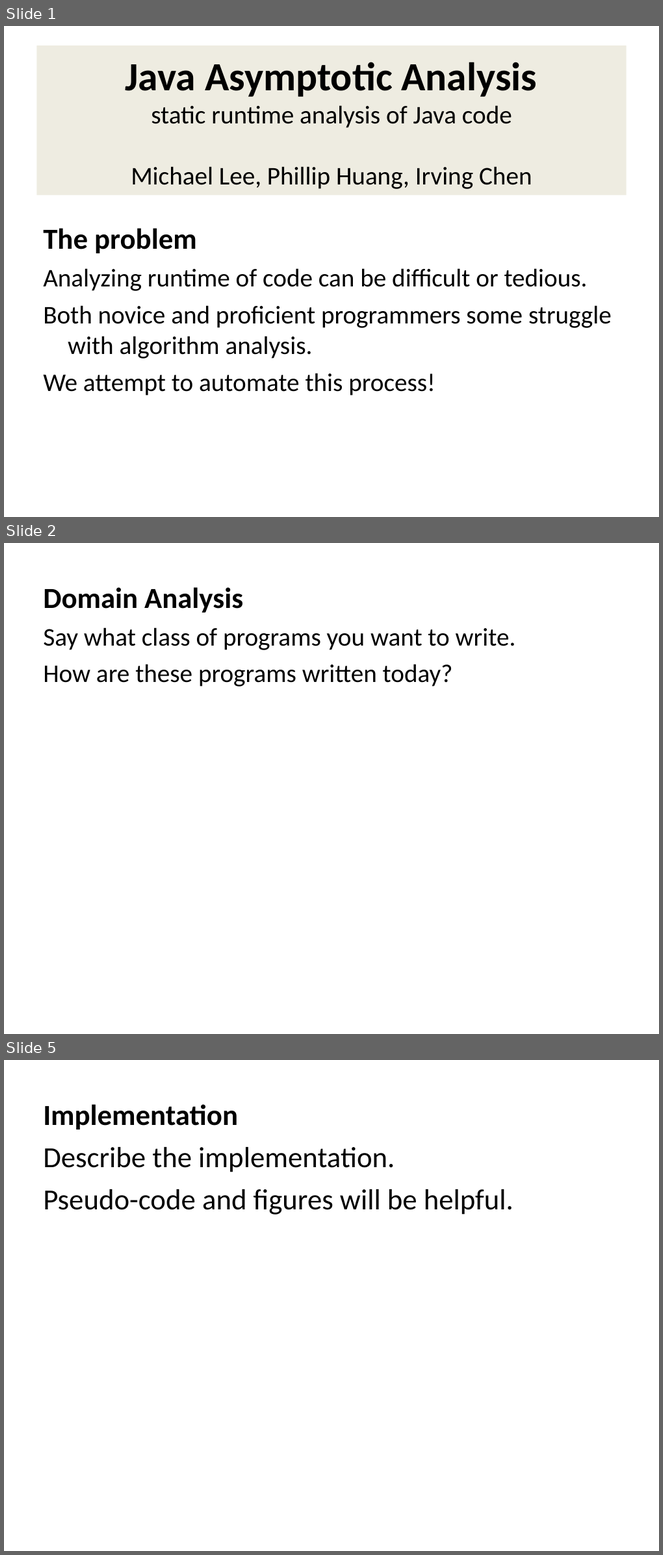
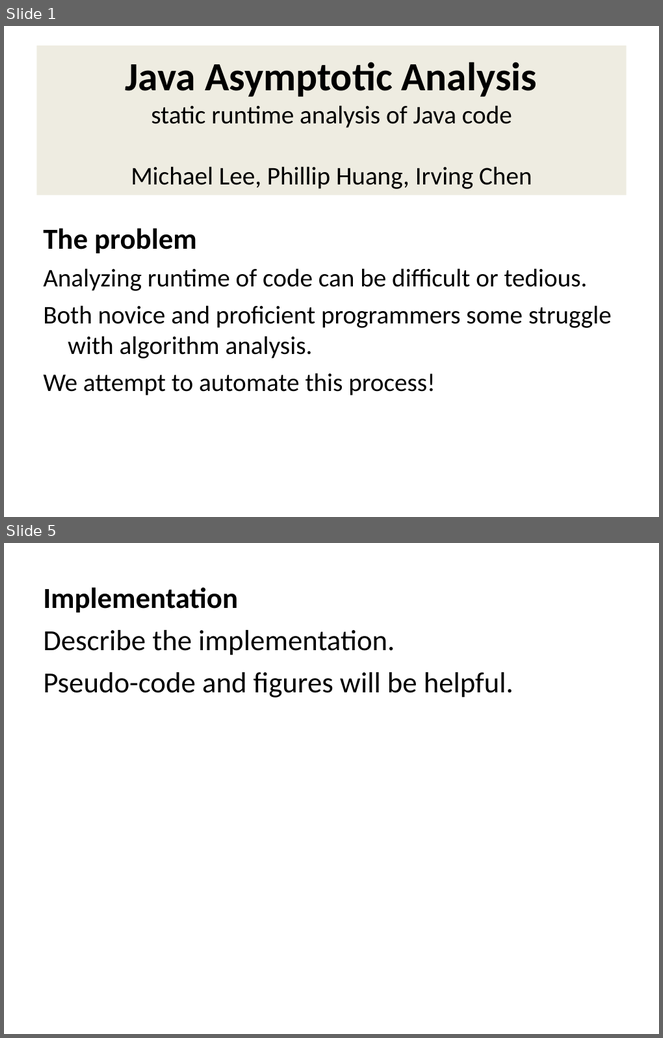
Before and after one commit to Michael0x2a/asymptotic-analysis-tool, a slide deck: poster.ppt. Shown one above the other, each under a label of ours: slides 1, 2 and 5 before the commit, slides 1 and 5 after it; the slides between them are not shown. The pictures are 663x1555 and 663x1038 pixels, drawn with LibreOffice and Linux fonts; fonts in the diff are those of the drawing. Boxes give left, top, right and bottom in pixels: in the first picture for what was removed or moved away, otherwise in the second. Text is boxed around its words. In the diff, an @@ line names an element or a change of style, - is before the commit and + after.

```diff
--- a/poster.ppt
+++ b/poster.ppt
@@ slide 2 removed at bbox=[4, 543, 659, 1034], background #FFFFFF @@
@@ text removed at bbox=[43, 587, 516, 687] @@
-Domain Analysis
-Say what class of programs you want to write.
-How are these programs written today?
```
Also in this commit, not shown: 1 slide changed, 2 slides added, 1 other slide removed.
